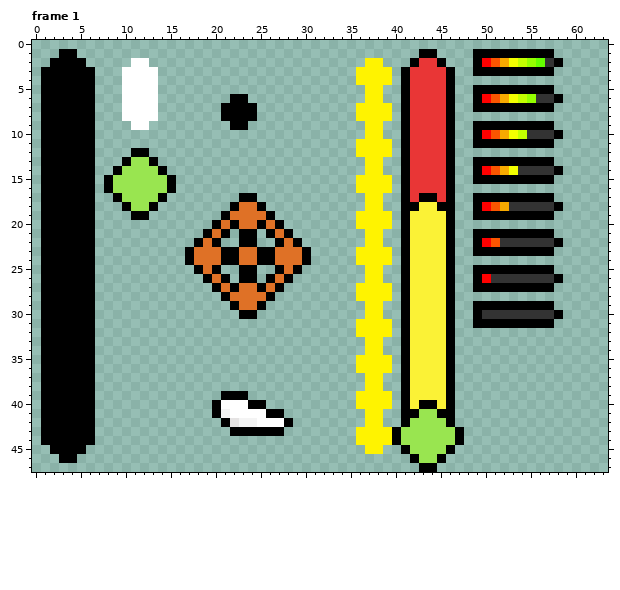
Pixel-art file -- assets/sprites/aim_system.aseprite. Above is the file before it was changed.
64x48 pixels, 5 frames. Shown: frame 1. The commit also changed other frames, which this record leaves out.
New version:
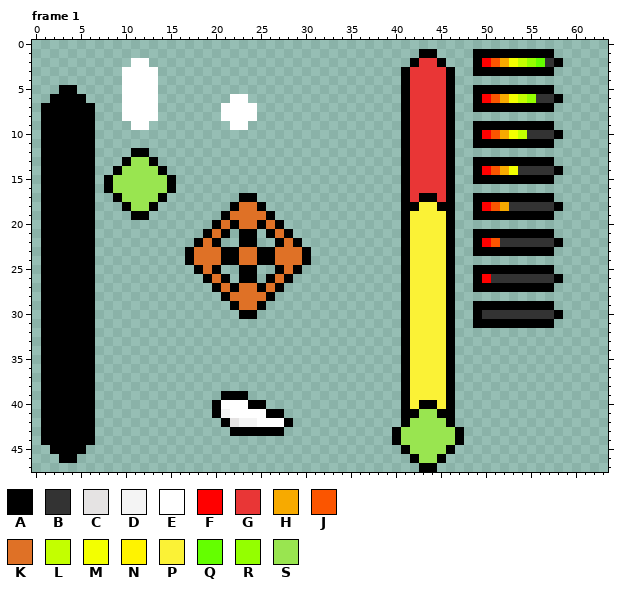
Palette (. is transparent): A #000000  B #333333  C #e5e3e3  D #f4f4f4  E #ffffff  F #ff0000  G #e93636  H #f7aa00  J #fb5500  K #df7126  L #c3ff00  M #f3ff00  N #fff300  P #fbf236  Q #64ff00  R #94ff00  S #99e550
From old to new:
layer "Layer 2" now hidden
Frame 1:
y 1: x 3..4 AA -> ..
y 2: x 2..5 AAAA -> ....; x 37..38 NN -> ..
y 3..4: x 1..6 AAAAAA -> ......; x 36..39 NNNN -> ....
y 5: x 1..2 AA -> ..; x 5..6 AA -> ..; x 37..38 NN -> ..
y 6: x 1 A -> .; x 6 A -> .; x 22..23 AA -> EE; x 37..38 NN -> ..
y 7..8: x 21..24 AAAA -> EEEE; x 36..39 NNNN -> ....
y 9: x 22..23 AA -> EE; x 37..38 NN -> ..
y 10: x 37..38 NN -> ..
y 11..12: x 36..39 NNNN -> ....
y 13..14: x 37..38 NN -> ..
y 15..16: x 36..39 NNNN -> ....
y 17..18: x 37..38 NN -> ..
y 19..20: x 36..39 NNNN -> ....
y 21..22: x 37..38 NN -> ..
y 23..24: x 36..39 NNNN -> ....
y 25..26: x 37..38 NN -> ..
y 27..28: x 36..39 NNNN -> ....
y 29..30: x 37..38 NN -> ..
y 31..32: x 36..39 NNNN -> ....
y 33..34: x 37..38 NN -> ..
y 35..36: x 36..39 NNNN -> ....
y 37..38: x 37..38 NN -> ..
y 39..40: x 36..39 NNNN -> ....
y 41..42: x 37..38 NN -> ..
y 43..44: x 36..39 NNNN -> ....
y 45: x 37..38 NN -> ..
Changed places in both pictures, as pixel boxes (x1, y1, x2, y2):
erased: (41, 49, 95, 103)
erased: (356, 58, 392, 454)
changed: (221, 94, 257, 130)
